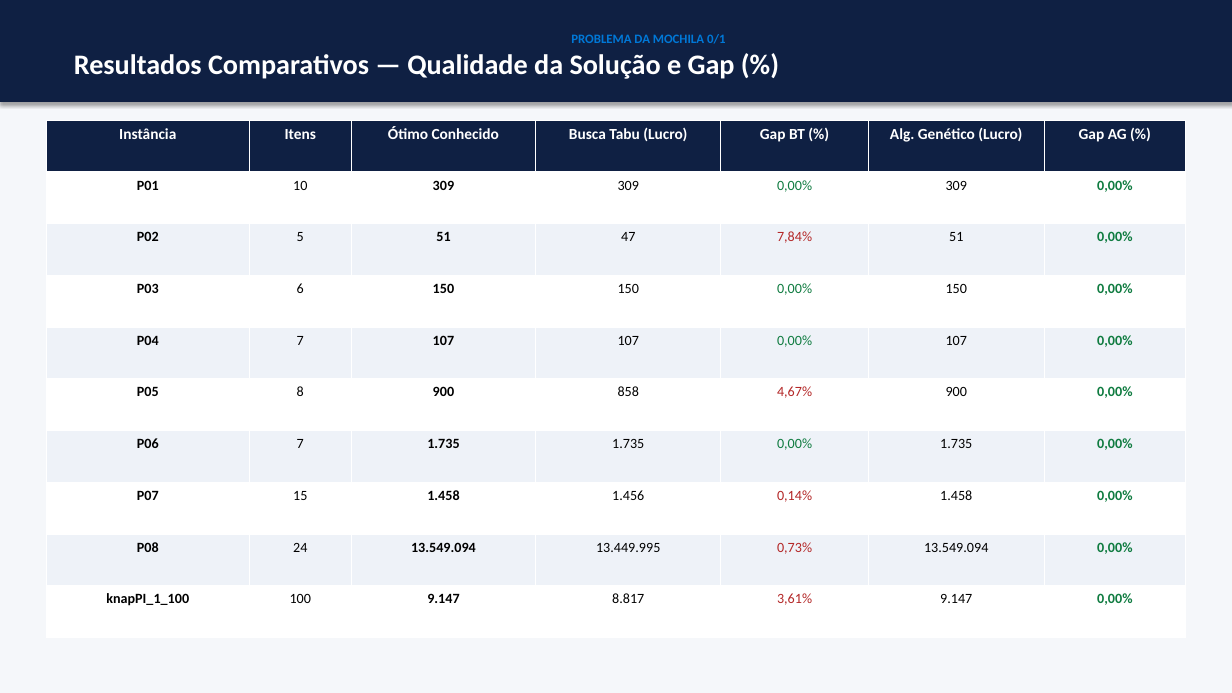
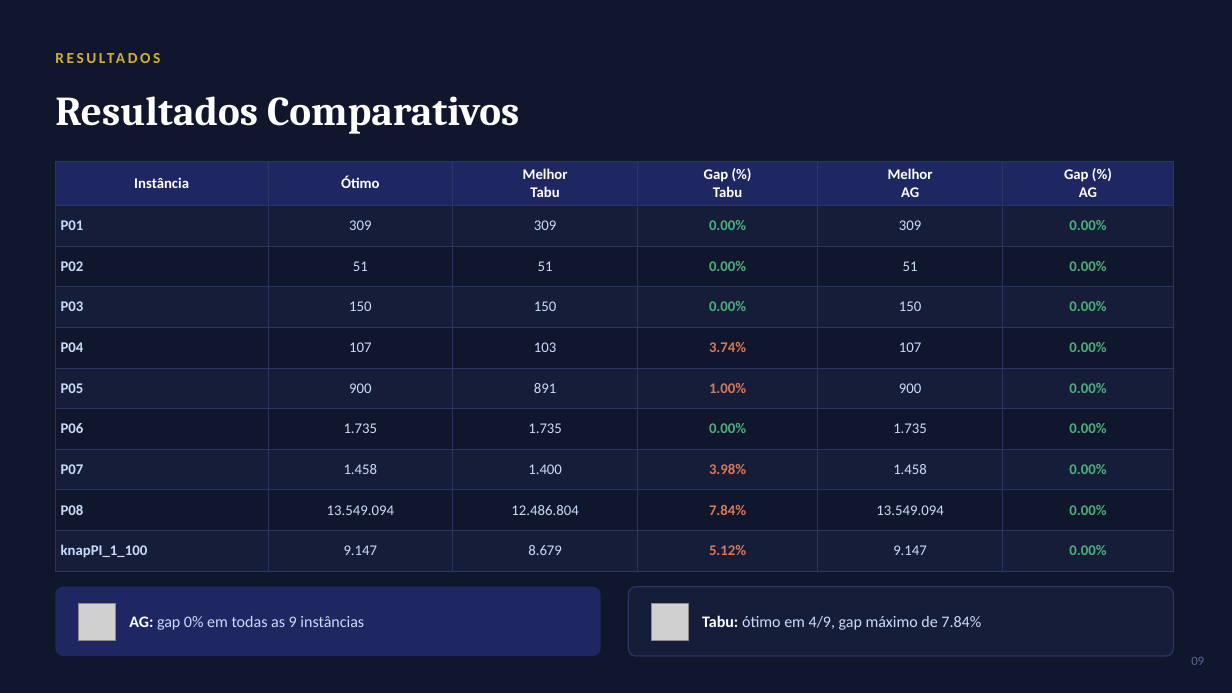
Before and after one commit to MayconCarpes/Mochila01, a slide deck: slide 9 of Mochila01_MetaHeuristicas_TabuVsAG.pptx. Drawn at 1232x693 pixels with LibreOffice and Linux fonts; fonts in the diff are those of the drawing; grey boxes stand for pictures. Boxes give left, top, right and bottom in pixels: in the first picture for what was removed or moved away, otherwise in the second. Text is boxed around its words. In the diff, an @@ line names an element or a change of style, - is before the commit and + after.

```diff
--- a/Mochila01_MetaHeuristicas_TabuVsAG.pptx
+++ b/Mochila01_MetaHeuristicas_TabuVsAG.pptx
@@ background #FFFFFF to #10162B @@
@@ rectangle removed at [0,0,1232,693] @@
@@ text "Resultados Comparativos": place and size @@
-text "Resultados Comparativos" at [0,0,1232,102]
+text "Resultados Comparativos" at [267,96,519,134]
@@ text "Resultados Comparativos" at [267,96,519,134]: fill #0F2043 to none; outline #0F2043 0.75 pt to none; shadow off @@
@@ text added at [55,96,258,126], 12 pt, text #D4AF37, bold @@
+RESULTADOS
@@ text at [267,96,519,134]: text changed; size 22 to 32 pt; font Calibri to Cambria @@
-PROBLEMA DA MOCHILA 0/1
-Resultados Comparativos — Qualidade da Solução e Gap (%)
+Resultados Comparativos
@@ table at [55,162,1174,568] @@
-column 2: Itens | 10 | 5 | 6 | 7 | 8 | 7 | 15 | 24 | 100
-column 3: Ótimo Conhecido | 309 | 51 | 150 | 107 | 900 | 1.735 | 1.458 | 13.549.094 | 9.147
-column 4: Busca Tabu (Lucro) | 309 | 47 | 150 | 107 | 858 | 1.735 | 1.456 | 13.449.995 | 8.817
-column 5: Gap BT (%) | 0,00% | 7,84% | 0,00% | 0,00% | 4,67% | 0,00% | 0,14% | 0,73% | 3,61%
-column 6: Alg. Genético (Lucro) | 309 | 51 | 150 | 107 | 900 | 1.735 | 1.458 | 13.549.094 | 9.147
-column 7: Gap AG (%) | 0,00% | 0,00% | 0,00% | 0,00% | 0,00% | 0,00% | 0,00% | 0,00% | 0,00%
+column 2: Ótimo | 309 | 51 | 150 | 107 | 900 | 1.735 | 1.458 | 13.549.094 | 9.147
+column 3: Melhor / Tabu | 309 | 51 | 150 | 103 | 891 | 1.735 | 1.400 | 12.486.804 | 8.679
+column 4: Gap (%) / Tabu | 0.00% | 0.00% | 0.00% | 3.74% | 1.00% | 0.00% | 3.98% | 7.84% | 5.12%
+column 5: Melhor / AG | 309 | 51 | 150 | 107 | 900 | 1.735 | 1.458 | 13.549.094 | 9.147
+column 6: Gap (%) / AG | 0.00% | 0.00% | 0.00% | 0.00% | 0.00% | 0.00% | 0.00% | 0.00% | 0.00%
@@ table: place and size @@
-table at [46,120,1186,638]
+table at [55,162,1174,568]
@@ rounded rectangle added at [55,587,601,656], fill #1E2761 @@
@@ rounded rectangle added at [628,587,1174,656], fill #161D38, outline #2A3560 1 pt @@
@@ picture added at [79,604,116,640] @@
@@ text added at [129,616,364,630], 12.5 pt, text #CADCFC @@
+AG: gap 0% em todas as 9 instâncias
@@ picture added at [652,604,689,640] @@
@@ text added at [702,615,981,630], 12.5 pt, text #CADCFC @@
+Tabu: ótimo em 4/9, gap máximo de 7.84%
@@ text added at [1191,657,1204,665], 10 pt, text #5A6690 @@
+09
```
Also in this commit, not shown: 5 other slides changed, 6 slides added, 6 slides removed.
